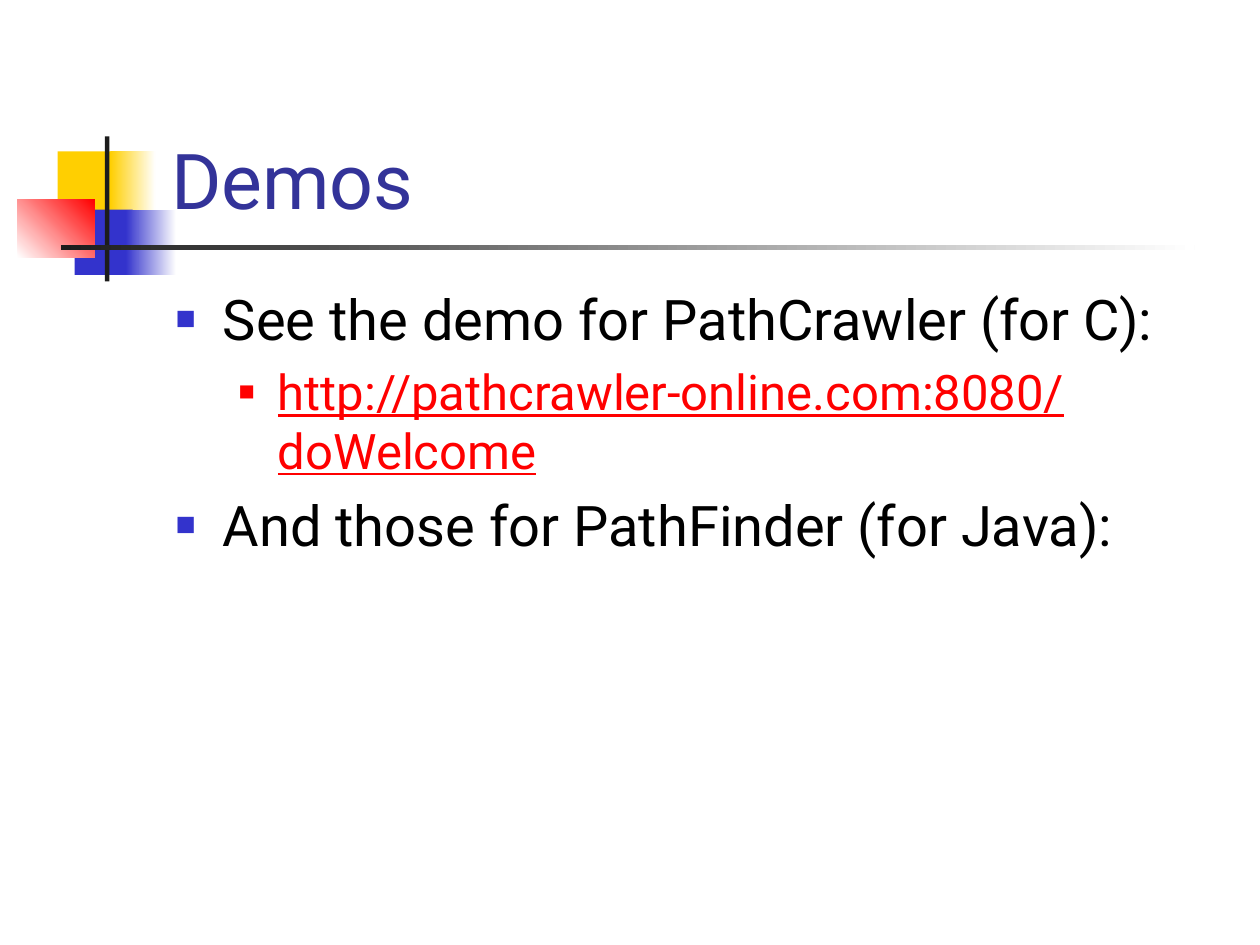
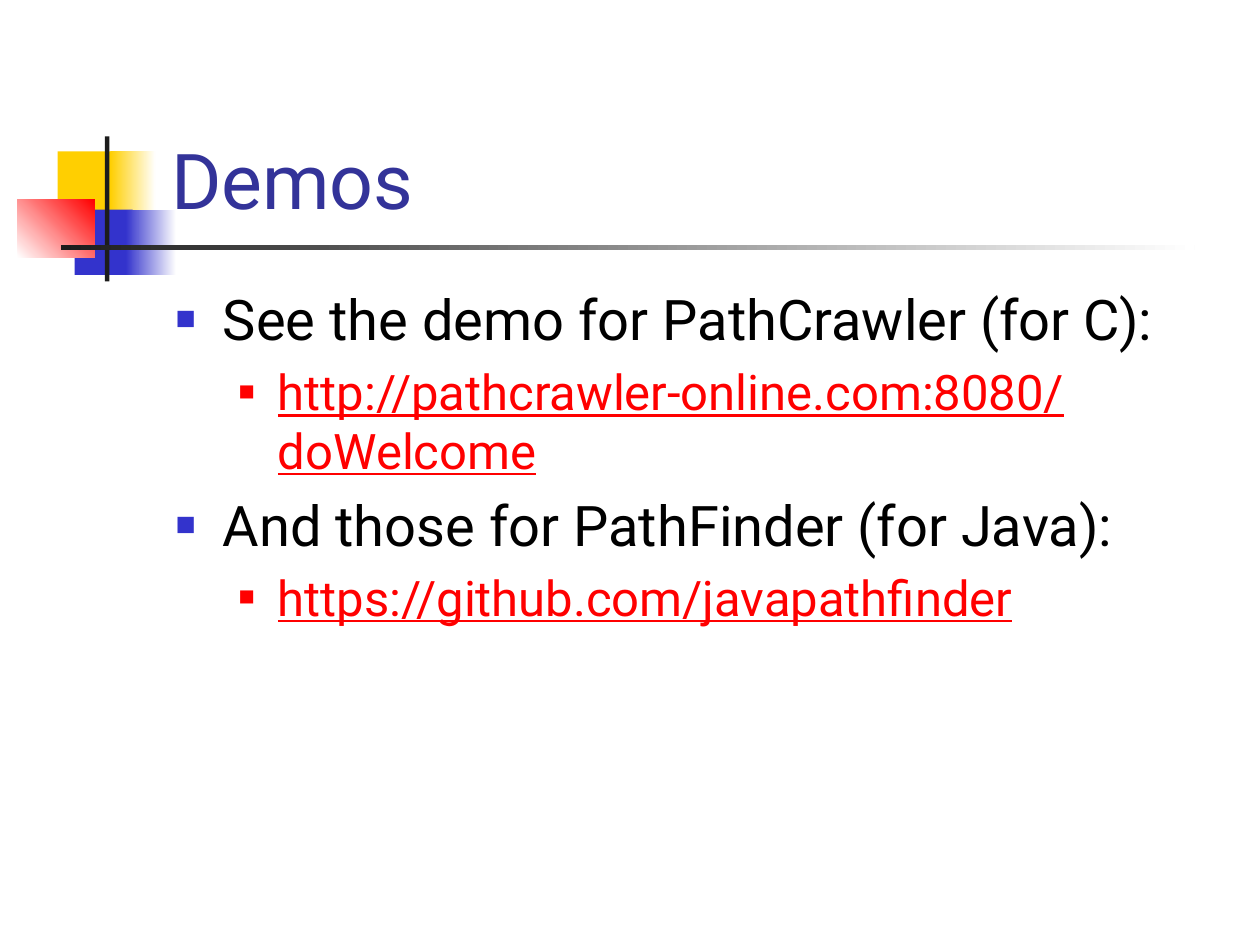
Before and after one commit to csslab-ustc/csslab-ustc.github.io, a slide deck: slide 27 of courses/theory/slides/lec18-concolic.pptx. Drawn at 1260x945 pixels with LibreOffice and Linux fonts; fonts in the diff are those of the drawing. Boxes give left, top, right and bottom in pixels: in the first picture for what was removed or moved away, otherwise in the second. Text is boxed around its words. In the diff, an @@ line names an element or a change of style, - is before the commit and + after.

Commit message:
revised

```diff
--- a/courses/theory/slides/lec18-concolic.pptx
+++ b/courses/theory/slides/lec18-concolic.pptx
@@ text at <box>278,578,1012,627</box>: paragraph added @@
+  ■ https://github.com/javapathfinder
```
